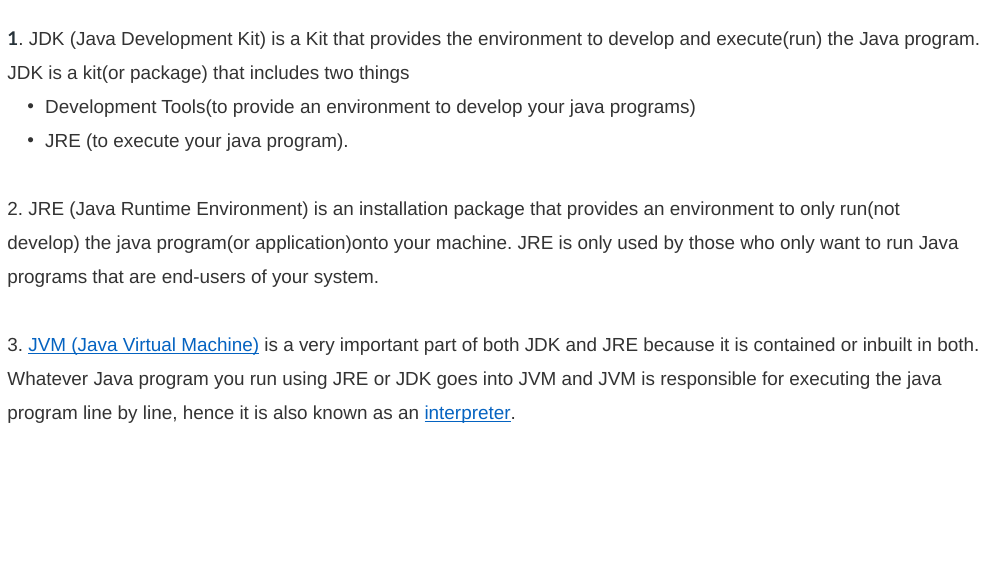
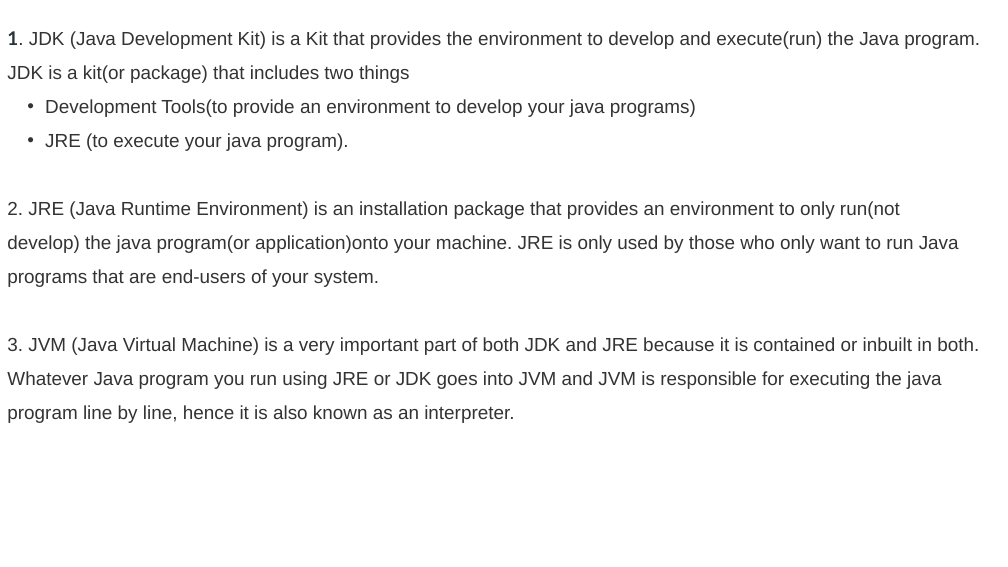
Before and after one commit to 220601650cdac/Concepts-of-Programming, a slide deck: slide 19 of Java.pptx. Drawn at 1008x567 pixels with LibreOffice and Linux fonts; fonts in the diff are those of the drawing. Boxes give left, top, right and bottom in pixels: in the first picture for what was removed or moved away, otherwise in the second. Text is boxed around its words. In the diff, an @@ line names an element or a change of style, - is before the commit and + after.

```diff
--- a/Java.pptx
+++ b/Java.pptx
@@ text at (7, 337, 979, 423): text colour #0563C1 to #333333, underline off in "JVM (Java Virtual Machine) interpreter." @@
```
Also in this commit, not shown: 6 other slides changed.
